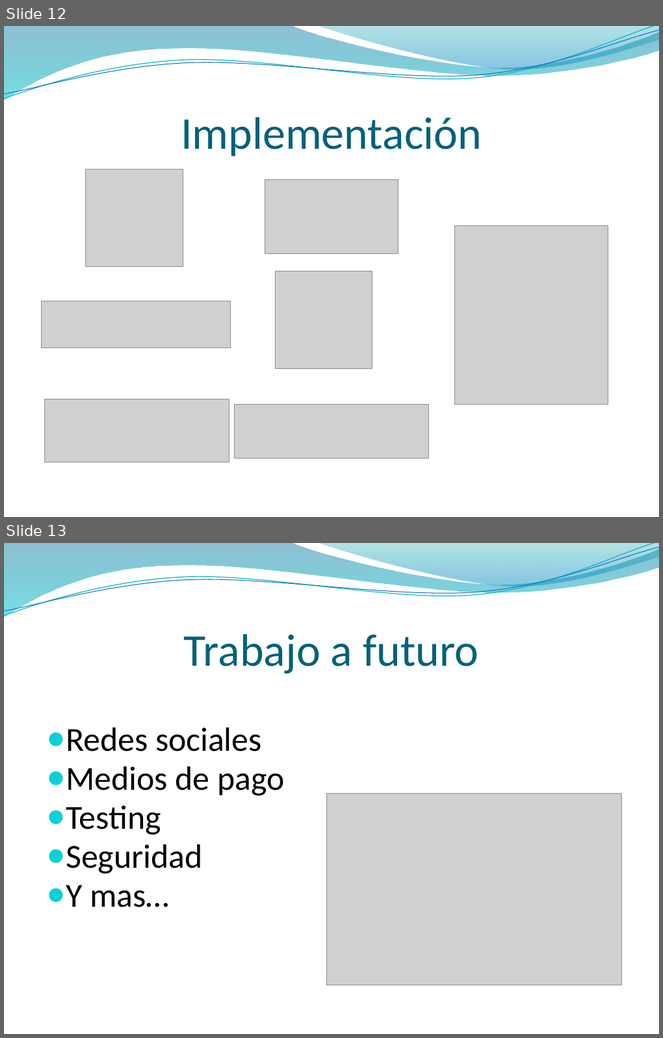
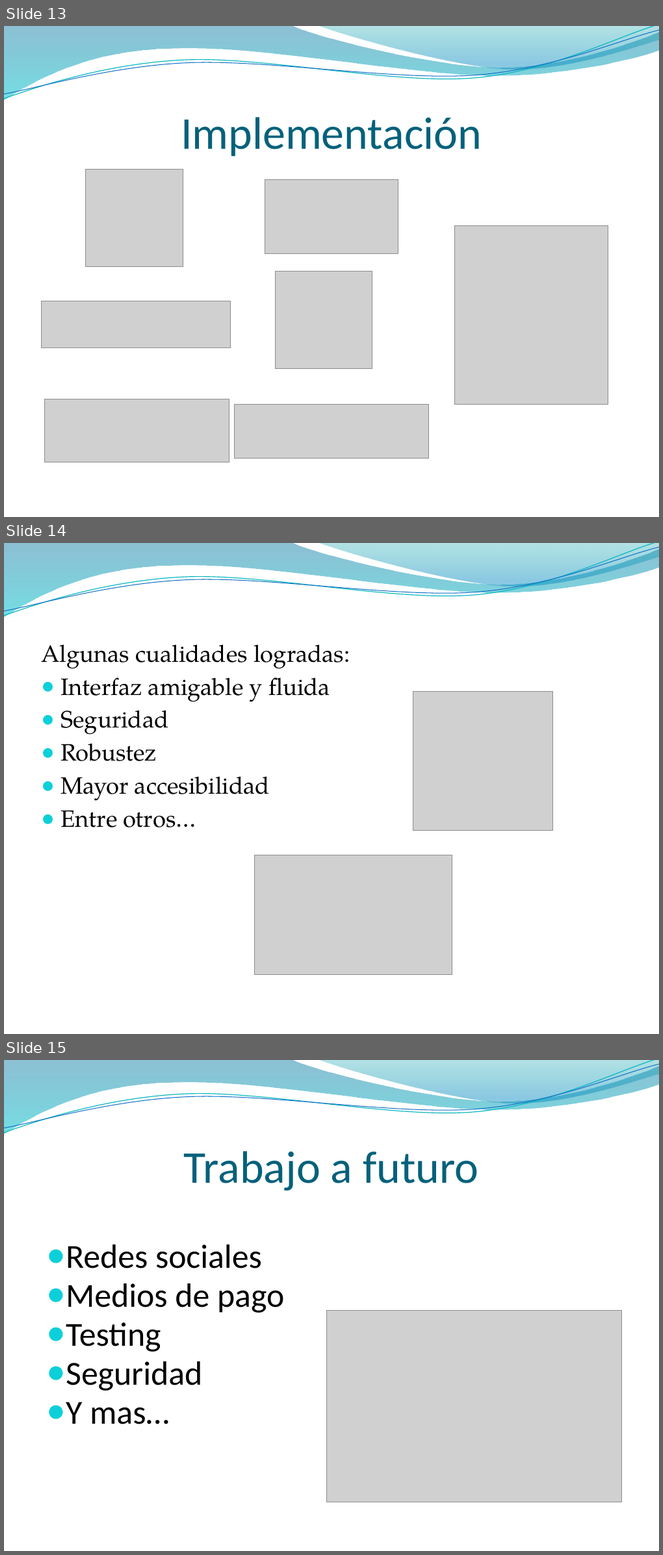
Before and after one commit to ORGTecnologo/7b6581PT, a slide deck: Documentacion/Entregas/Presentacion/Presentacion.pptx. Shown one above the other, each under a label of ours: slides 12 and 13 before the commit, slides 13, 14 and 15 after it. The pictures are 663x1038 and 663x1555 pixels, drawn with LibreOffice and Linux fonts; fonts in the diff are those of the drawing; grey boxes stand for pictures; background and template pictures are left out. Boxes give left, top, right and bottom in pixels: in the first picture for what was removed or moved away, otherwise in the second. Text is boxed around its words. In the diff, an @@ line names an element or a change of style, - is before the commit and + after.

```diff
--- a/Documentacion/Entregas/Presentacion/Presentacion.pptx
+++ b/Documentacion/Entregas/Presentacion/Presentacion.pptx
@@ slide 14 added at <box>4,543,659,1034</box>, background picture (left out); not listed: 4 template elements that a slide beside it also shows @@
@@ text added at <box>41,644,350,828</box>, 26 pt, text #000000 @@
+Algunas cualidades logradas:
+● Interfaz amigable y fluida
+● Seguridad
+● Robustez
+● Mayor accesibilidad
+● Entre otros…
@@ picture added at <box>414,692,553,831</box> @@
@@ picture added at <box>255,856,452,975</box> @@
@@ what was slide 12 is now slide 13 @@
@@ what was slide 13 is now slide 15 @@
```
Also in this commit, not shown: 4 slides changed, 1 other slide added, 1 other file.
